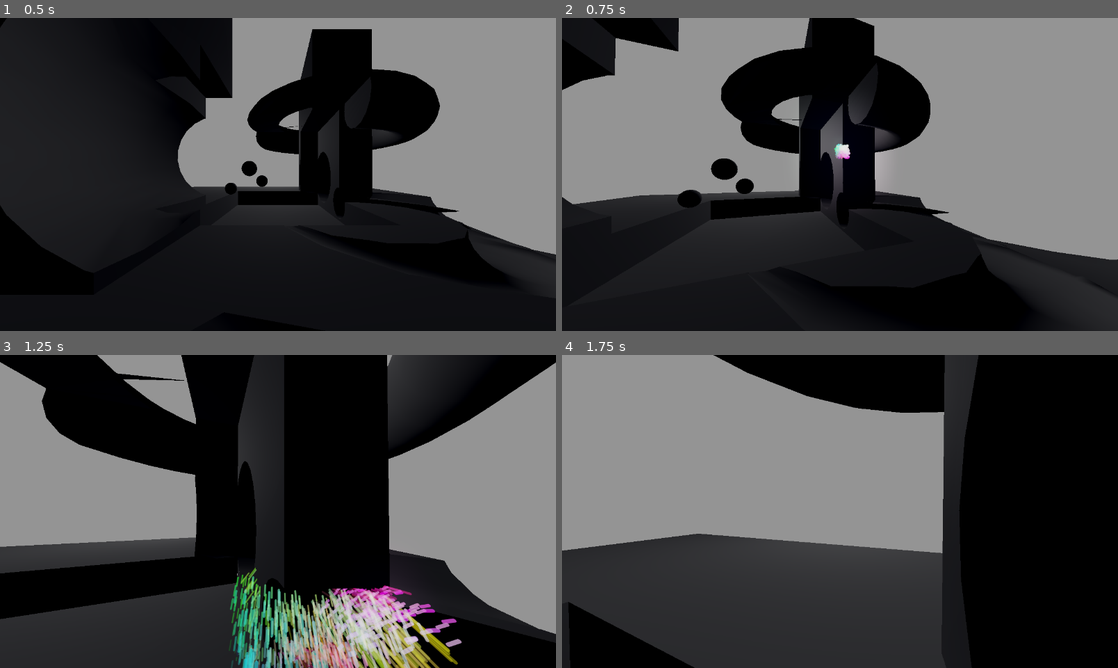
Above: before the commit, frames 1-4 (two rows, left to right).
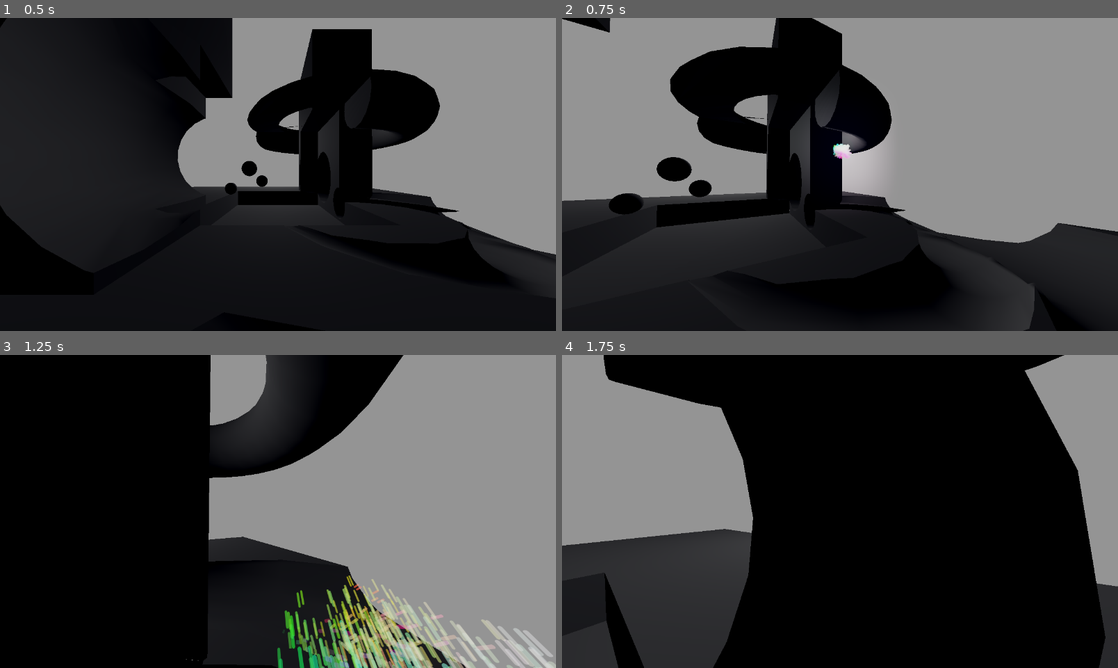
Above: after the commit, the same moments.

Repository: celyk/particle-depth-collision
Game: Godot game, scene res://main.tscn
The game is run twice, just before and just after one commit, with the same random seed, the same clock (stepped at 60 frames per second) and the same inputs.
Inputs (mouse positions are in pixels of both pictures, inside the frame that each line leads up to):
- Up to frame 1 (0.5 s): no input
- Up to frame 2 (0.75 s): tap Enter at 0.5 s; move the mouse to (867, 174) at 0.52 s; hold W from 0.53 s (still down); click (867, 174) at 0.67 s
- Up to frame 3 (1.25 s): keep holding W
- Up to frame 4 (1.75 s): keep holding W; move the mouse to (812, 511) at 1.27 s

Frame 1 is identical in both runs. In frame 2, 22% of the frame differs, in the area x 0-100%, y 0-100%; in frame 3, 59%; in frame 4, 48%.

Commit message:
fix things

Diff:
--- a/look_and_fly.gd
+++ b/look_and_fly.gd
@@ -1,6 +1,6 @@
 extends Spatial
 
-export var speed = .2
+export var speed = 1.5
 export var look_sensitivity = .5
 
 var look_enabled : bool = true
@@ -34,4 +34,4 @@
 
 	j = j.normalized()
 
-	translate(Vector3(j.x,0,-j.y)*speed);
+	translate(Vector3(j.x,0,-j.y)*speed*delta);
--- a/main.tscn
+++ b/main.tscn
@@ -643,15 +643,12 @@
 unique_name_in_owner = true
 transform = Transform( 1, 0, 0, 0, 1, 0, 0, 0, 1, 0, -0.116796, 0.91955 )
 script = ExtResource( 1 )
-speed = 0.02
-look_sensitivity = 0.3
 
 [node name="camera_pos" type="RemoteTransform" parent="."]
 transform = Transform( 1, 0, 0, 0, 1, 0, 0, 0, 1, 0, -0.116796, 0.91955 )
 remote_path = NodePath("../Viewport/Camera")
 script = ExtResource( 5 )
 target_path = NodePath("../fly")
-weight = 0.25
 
 [node name="TextureRect" type="TextureRect" parent="."]
 material = SubResource( 7 )
--- a/smooth_follow.gd
+++ b/smooth_follow.gd
@@ -3,12 +3,12 @@
 export(NodePath) var target_path
 onready var target : Spatial = get_node(target_path)
 
-export var weight = .2
+export var weight = 8
 
 onready var global_orientation : Quat = global_transform.basis.get_rotation_quat()
 
 func _process(dt):
-	global_transform = global_transform.interpolate_with(target.global_transform,weight)
+	global_transform = global_transform.interpolate_with(target.global_transform,weight*dt)
 
 	# sheesh
 	#global_transform.basis = global_transform.basis.slerp(target.global_transform.basis.orthonormalized(),weight).orthonormalized()
